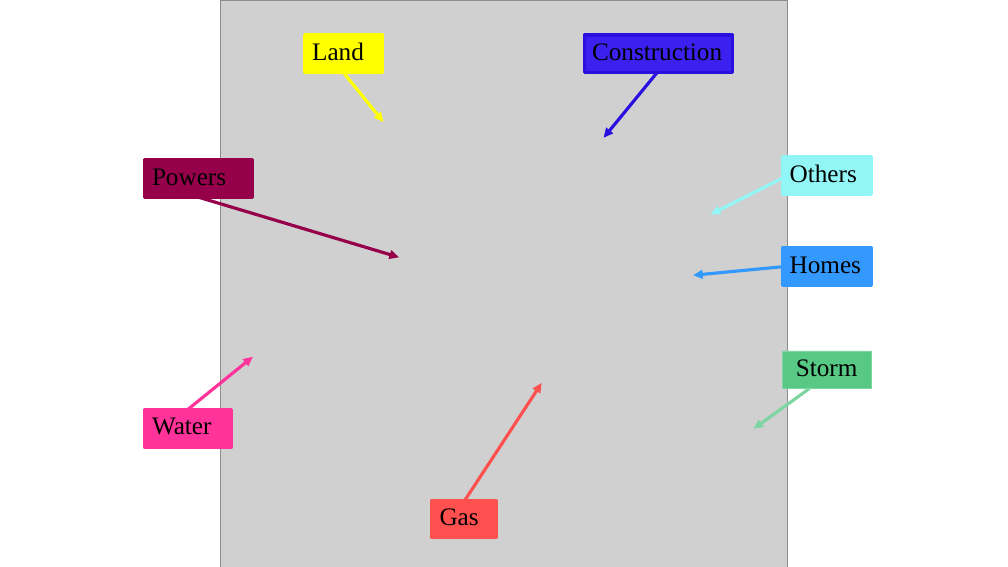
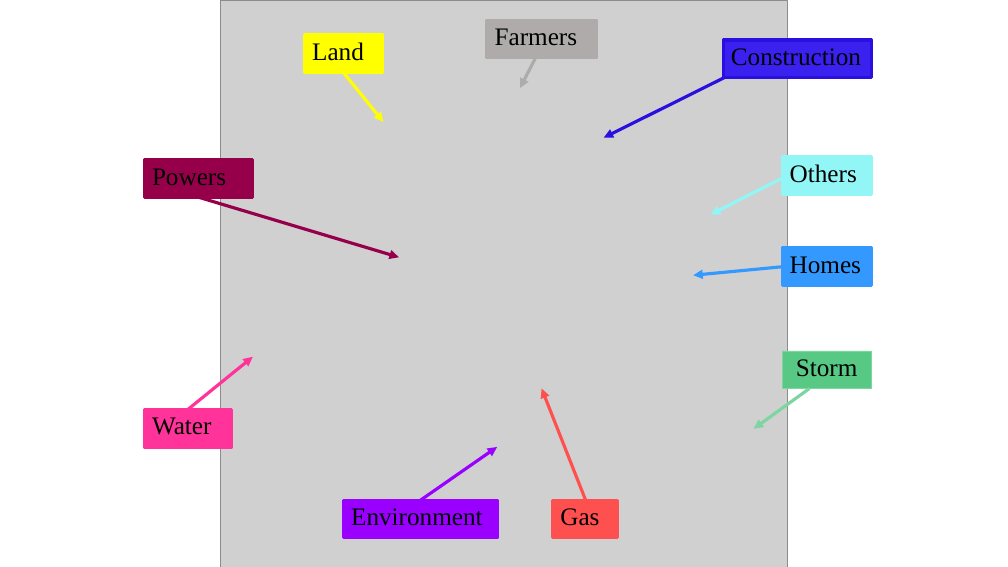
Before and after one commit to fangjin/PNAS-climate, a slide deck: slide 11 of figures/source-code-plot/timeseries-frame.pptx. Drawn at 1008x567 pixels with LibreOffice and Linux fonts; fonts in the diff are those of the drawing; grey boxes stand for pictures. Boxes give left, top, right and bottom in pixels: in the first picture for what was removed or moved away, otherwise in the second. Text is boxed around its words. In the diff, an @@ line names an element or a change of style, - is before the commit and + after.

```diff
--- a/figures/source-code-plot/timeseries-frame.pptx
+++ b/figures/source-code-plot/timeseries-frame.pptx
@@ rectangle added at bbox=[487, 20, 596, 58], fill #AFABAB, outline #AFABAB 3 pt, 24 pt, text #000000 @@
+Farmers
@@ arrow added from (535, 57) to (520, 88), #AFABAB 3 pt @@
@@ rectangle "Construction": place and size @@
-rectangle "Construction" at bbox=[585, 35, 733, 73]
+rectangle "Construction" at bbox=[724, 40, 872, 78]
@@ arrow moved from (659, 71) - (604, 138) to (724, 78) - (604, 138) @@
@@ arrow moved from (465, 501) - (541, 383) to (586, 501) - (541, 389) @@
@@ arrow added from (420, 501) to (497, 447), #9900FF 3 pt @@
@@ rectangle added at bbox=[343, 501, 497, 538], fill #9900FF, outline #9900FF 3 pt, 24 pt, text #000000 @@
+Environment
@@ rectangle "Gas": place and size @@
-rectangle "Gas" at bbox=[432, 501, 497, 538]
+rectangle "Gas" at bbox=[553, 501, 618, 538]
```
Also in this commit, not shown: 2 slides added, 3 other files.
